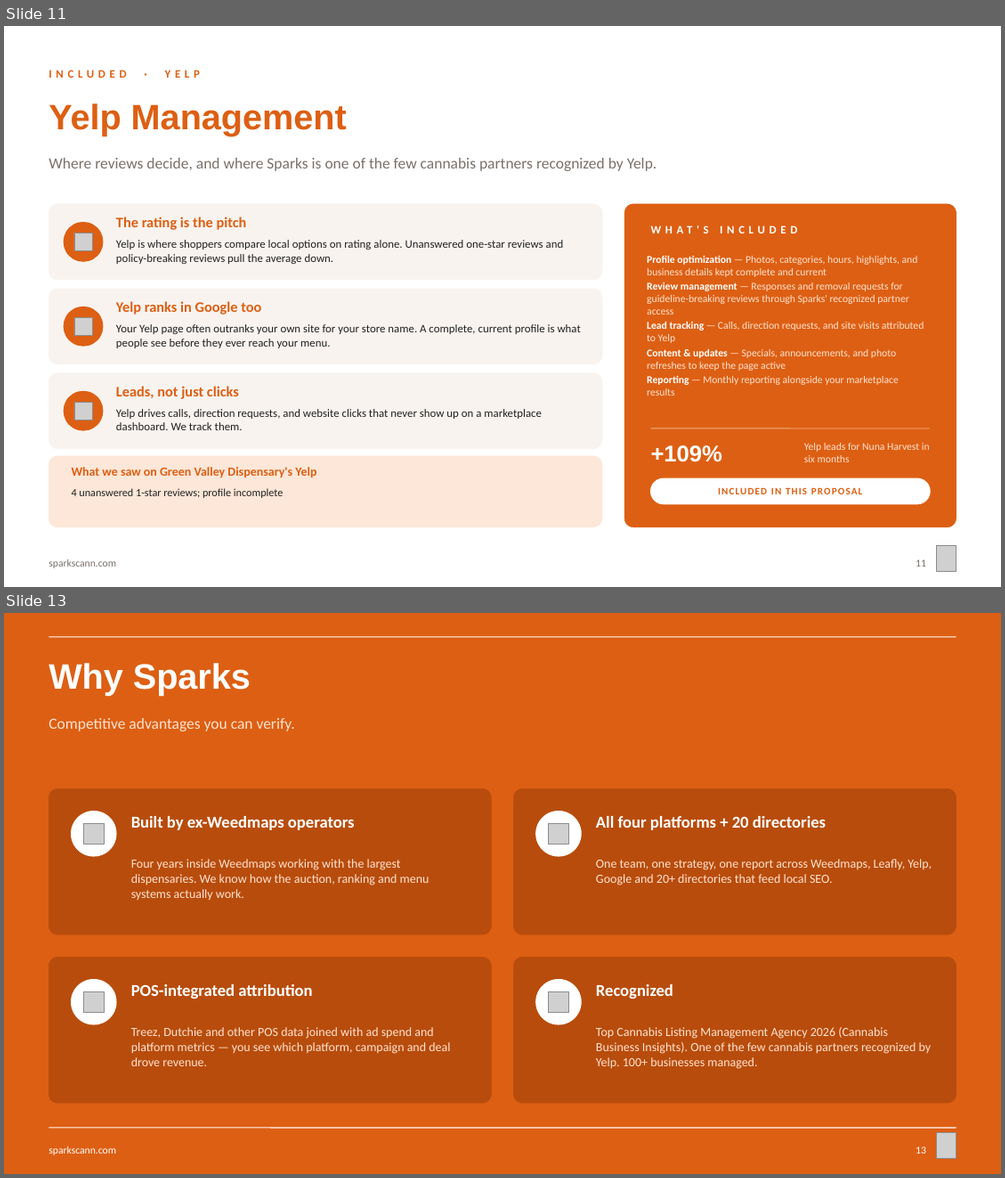
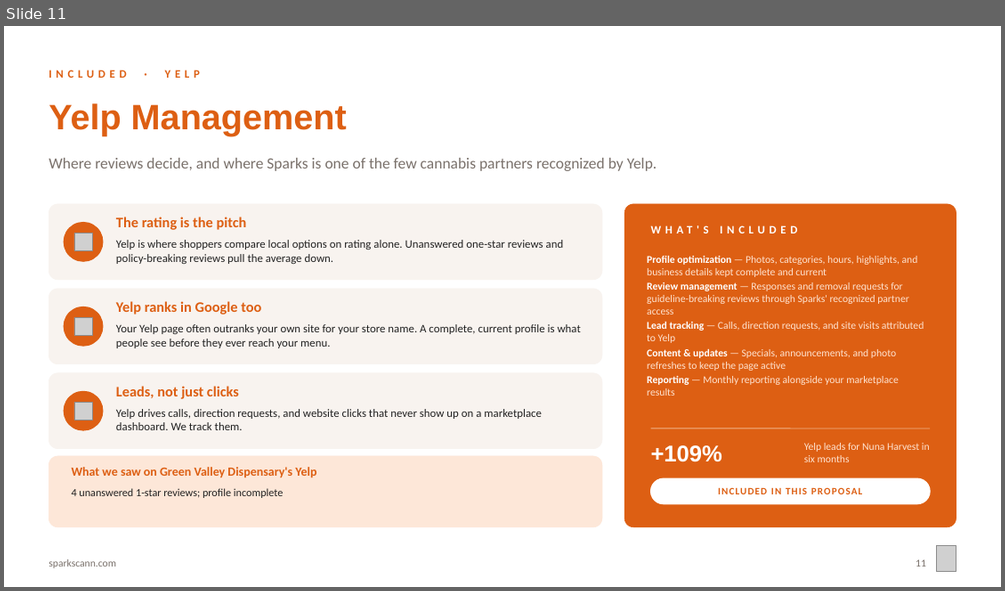
Before and after one commit to sparksmanagement/pitchdeckspecialist, a slide deck: decks/Sparks-x-example-green-valley.pptx. Shown one above the other, each under a label of ours: slides 11 and 13 before the commit, slide 11 after it; the slides between them are not shown. The pictures are 1005x1178 and 1005x591 pixels, drawn with LibreOffice and Linux fonts; fonts in the diff are those of the drawing; grey boxes stand for pictures. Boxes give left, top, right and bottom in pixels: in the first picture for what was removed or moved away, otherwise in the second. Text is boxed around its words. In the diff, an @@ line names an element or a change of style, - is before the commit and + after.

```diff
--- a/decks/Sparks-x-example-green-valley.pptx
+++ b/decks/Sparks-x-example-green-valley.pptx
@@ slide 13 removed at (4, 613, 1001, 1174), background #DD5F13 @@
@@ line removed from (48, 637) to (956, 637) @@
@@ text removed at (48, 663, 251, 696) @@
-Why Sparks
@@ text removed at (48, 718, 295, 731) @@
-Competitive advantages you can verify.
@@ rounded rectangle removed at (48, 788, 492, 934) @@
@@ rounded rectangle removed at (514, 788, 956, 934) @@
@@ ellipse removed at (72, 811, 116, 856) @@
@@ picture removed at (83, 823, 105, 844) @@
@@ text removed at (131, 816, 355, 830) @@
-Built by ex-Weedmaps operators
@@ ellipse removed at (536, 811, 582, 856) @@
@@ picture removed at (549, 823, 569, 844) @@
@@ text removed at (596, 816, 825, 830) @@
-All four platforms + 20 directories
@@ text removed at (131, 859, 429, 900) @@
-Four years inside Weedmaps working with the largest dispensaries. We know how the auction, ranking and menu systems actually work.
@@ text removed at (596, 859, 931, 885) @@
-One team, one strategy, one report across Weedmaps, Leafly, Yelp, Google and 20+ directories that feed local SEO.
@@ rounded rectangle removed at (48, 957, 492, 1103) @@
@@ rounded rectangle removed at (514, 957, 956, 1103) @@
@@ ellipse removed at (72, 980, 116, 1024) @@
@@ text removed at (131, 984, 312, 998) @@
-POS-integrated attribution
@@ ellipse removed at (536, 980, 582, 1024) @@
@@ text removed at (596, 984, 673, 998) @@
-Recognized
@@ picture removed at (83, 991, 105, 1013) @@
@@ picture removed at (549, 991, 569, 1013) @@
@@ text removed at (131, 1027, 450, 1066) @@
-Treez, Dutchie and other POS data joined with ad spend and platform metrics — you see which platform, campaign and deal drove revenue.
@@ text removed at (596, 1027, 931, 1069) @@
-Top Cannabis Listing Management Agency 2026 (Cannabis Business Insights). One of the few cannabis partners recognized by Yelp. 100+ businesses managed.
@@ line removed from (48, 1127) to (956, 1127) @@
@@ text removed at (48, 1146, 116, 1155) @@
-sparkscann.com
@@ text removed at (915, 1146, 926, 1153) @@
-13
@@ picture removed at (937, 1133, 956, 1159) @@
```
Also in this commit, not shown: 5 slides changed, 1 slide added, 1 other slide removed, 7 other files.
